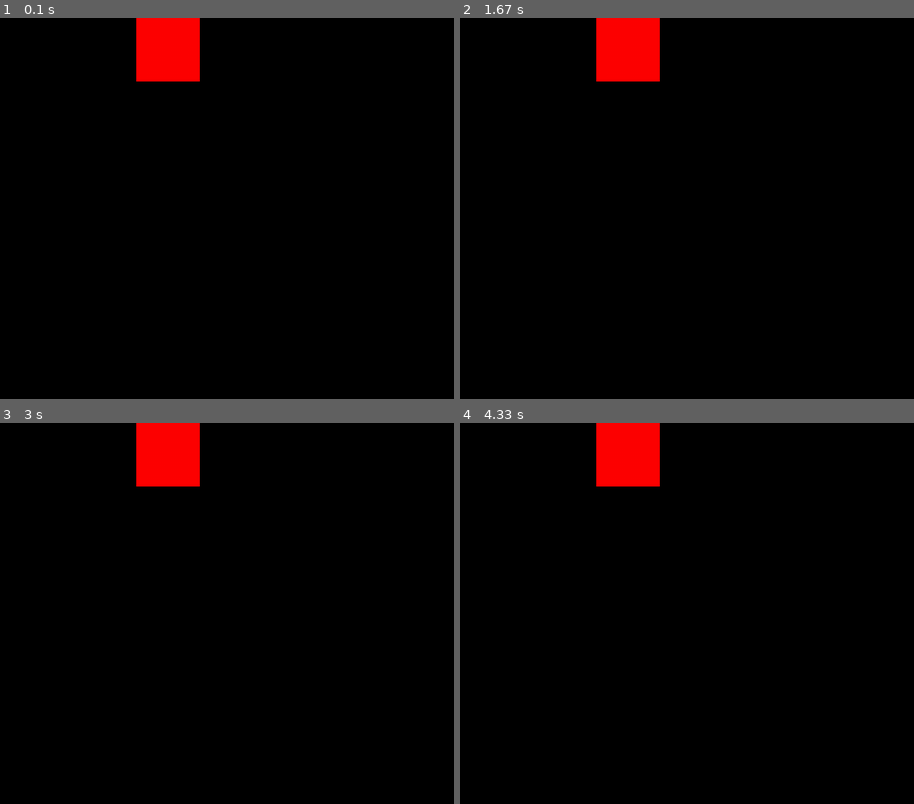
Above: before the commit, frames 1-4 (two rows, left to right).
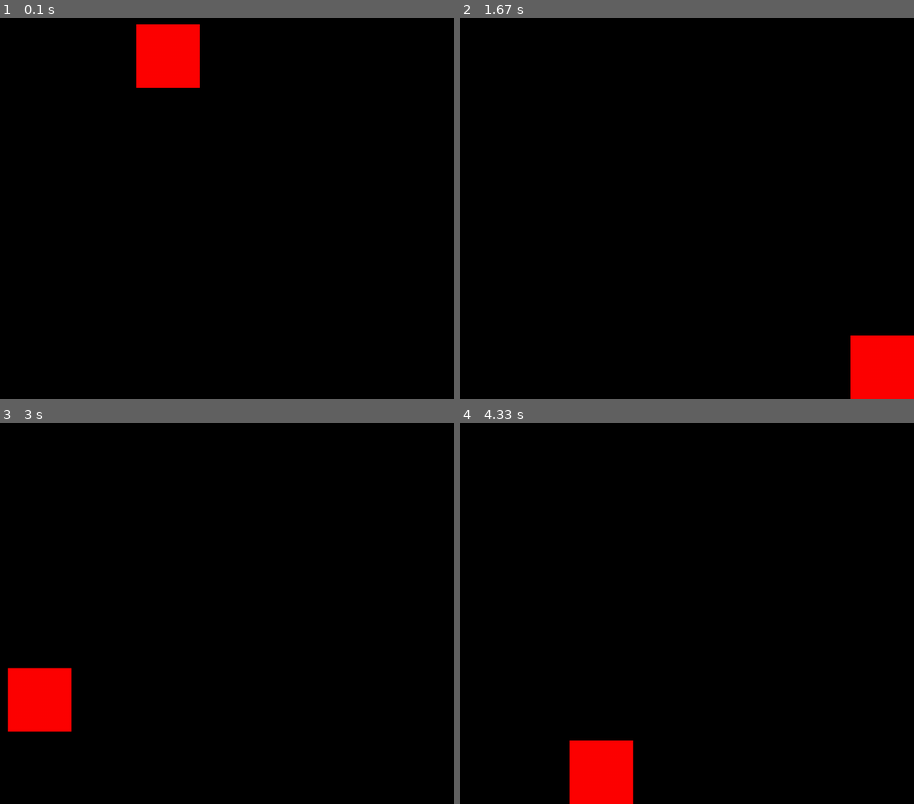
Above: after the commit, the same moments.

Repository: AuthentiCuber/pygameTimestep
Game: pygame game, started from example.py
The game is run twice, just before and just after one commit, with the same random seed, the same clock (stepped at 60 frames per second) and the same inputs.
Inputs:
- Up to frame 1 (0.1 s): no input
- Up to frame 2 (1.67 s): hold Right 0.33-0.8 s; hold Up 0.83-1.13 s; hold Right 1.17-1.63 s
- Up to frame 3 (3 s): hold Left 1.67-2.2 s; hold Left 2.23-2.63 s; hold Up from 2.67 s (still down)
- Up to frame 4 (4.33 s): release Up at 3.03 s; hold Right 3.07-3.7 s; hold Left 3.73-4.2 s; hold Right from 4.23 s (still down)

The runs differ from the first frame. In frame 1, 0.5% of the frame differs, in the area x 30-45%, y 0-19%; in frame 2, 4.7%; in frame 3, 4.7%, in the area x 1-45%, y 0-82%; in frame 4, 4.7%.

Commit message:
polish example

Diff:
--- a/example.py
+++ b/example.py
@@ -1,4 +1,3 @@
-import time
 import pygame
 from pygame.locals import *
 import timestep
@@ -12,23 +11,44 @@
 pygame.display.set_caption("Timestep Test")
 SCREEN_WIDTH, SCREEN_HEIGHT = screen.get_size()
 
-font = pygame.font.SysFont("Calibri", 40)
-start = False
-start_time = 0
-
 
 class Player(timestep.Character):
     def __init__(self, x: int, y: int) -> None:
         self.image = pygame.Surface((100, 100))
         self.image.fill("red")
         super().__init__(x, y, self.image)
-        self.gravity = pgvec2(0, 0.1)
+        self.gravity = pgvec2(0, 1)
+        self.friction = 0.8
+        self.jumped = False
 
     def update(self) -> None:
         super().update()
 
         self.vel.y += self.gravity.y
+        self.vel.x *= self.friction
+
+        keys = pygame.key.get_pressed()
+        if keys[K_RIGHT]:
+            self.vel.x = 10
+        if keys[K_LEFT]:
+            self.vel.x = -10
+        if keys[K_UP] and not self.jumped:
+            self.vel.y = -15
+            self.jumped = True
+
+        self.rect.x += round(self.vel.x)
         self.rect.y += round(self.vel.y)
+
+        if self.rect.bottom > SCREEN_HEIGHT:
+            self.rect.bottom = SCREEN_HEIGHT
+            self.vel.y = 0
+            self.jumped = False
+        if self.rect.right > SCREEN_WIDTH:
+            self.rect.right = SCREEN_WIDTH
+            self.vel.x = 0
+        elif self.rect.left < 0:
+            self.rect.left = 0
+            self.vel.x = 0
 
 
 player = Player(500, 0)
@@ -36,29 +56,18 @@
 
 class game_loop(timestep.Timestep):
     def update(self):
-        global game_running, start_time, start
+        global game_running
         for event in pygame.event.get():
             if event.type == QUIT or (event.type == KEYDOWN and event.key == K_ESCAPE):
                 game_running = False
-            if event.type == KEYDOWN:
-                if event.key == K_SPACE and not start:
-                    start = True
-                    start_time = time.time()
 
-        if start:
-            player.update()
+        player.update()
 
     def render(self, alpha):
-        global game_running
 
         screen.fill((0, 0, 0))
 
         player.draw(screen, alpha)
-
-        if player.rect.y >= SCREEN_HEIGHT:
-            finish = time.time() - start_time
-            print(finish)
-            game_running = False
 
         pygame.display.flip()
 
--- a/timestep.py
+++ b/timestep.py
@@ -2,7 +2,6 @@
 
 import pygame
 import time
-
 
 class Character:
     """Base class for any sprites or objects"""
@@ -12,18 +11,20 @@
         self.rect = self.image.get_rect()
         self.rect.topleft = x, y
         self.vel = pygame.math.Vector2(0, 0)
-        self.prev_pos = pygame.math.Vector2(self.rect.topleft)
+        self.pos = pygame.math.Vector2(self.rect.topleft)
+        self.prev_pos = self.pos
 
     def update(self) -> None:
-        """Update """
+        """Override this method with movement, input, collisions etc."""
         self.prev_pos = self.__get_rect_pos()
 
     def draw(self, surface: pygame.Surface, alpha: float) -> None:
-        pos = self.prev_pos.lerp(self.__get_rect_pos(), alpha)
-        surface.blit(self.image, pos)
+        """Draw the Character to the screen."""
+        self.pos = self.prev_pos.lerp(self.__get_rect_pos(), alpha)
+        surface.blit(self.image, (round(self.pos.x), round(self.pos.y)))
 
     def __get_rect_pos(self) -> pygame.math.Vector2:
-        """Return the position of the Charater's rect as a Vec2"""
+        """Return the position of the Charater's rect as a Vec2."""
         return pygame.math.Vector2(self.rect.topleft)
 
 
@@ -37,9 +38,9 @@
 
     def __calc_dt(self) -> float:
         now = time.time()
-        dt = now - self.__last_time
+        self.dt = now - self.__last_time
         self.__last_time = now
-        return dt
+        return self.dt
 
     def update(self) -> None:
         """Override this function with event loop and movement"""
